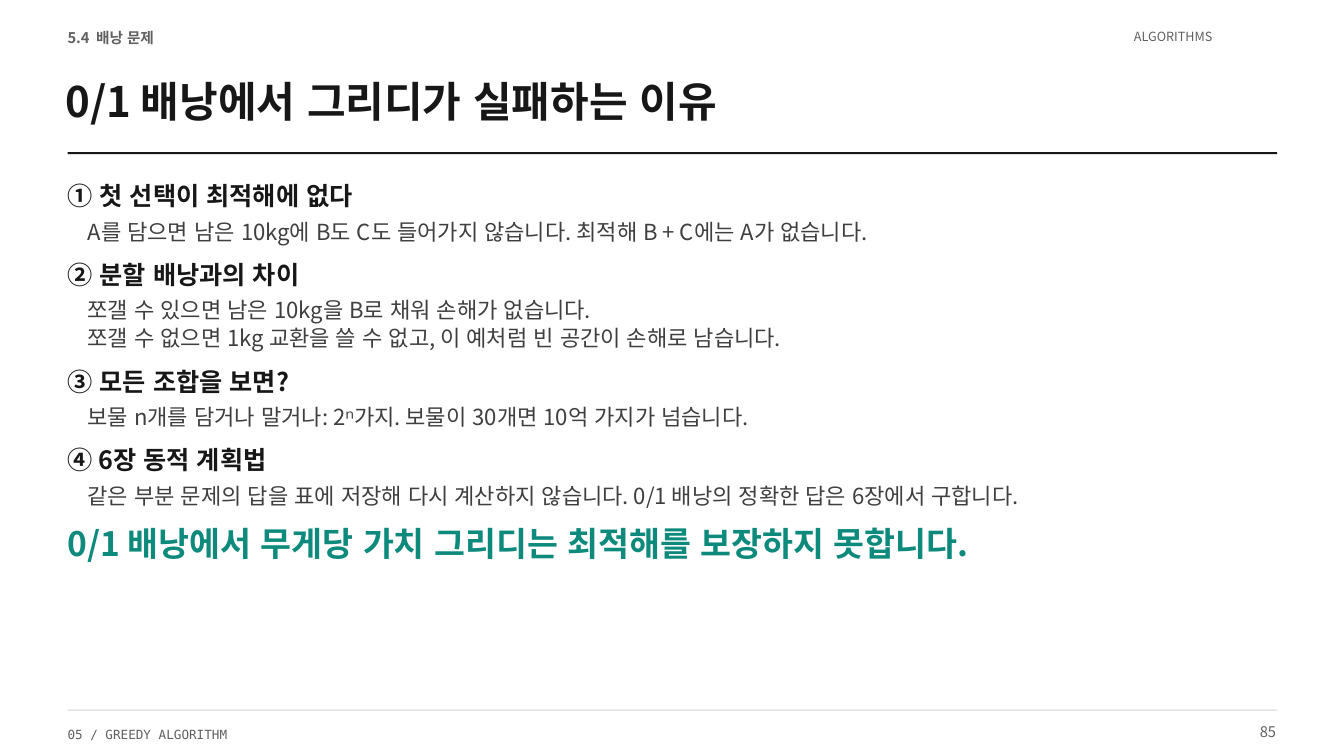
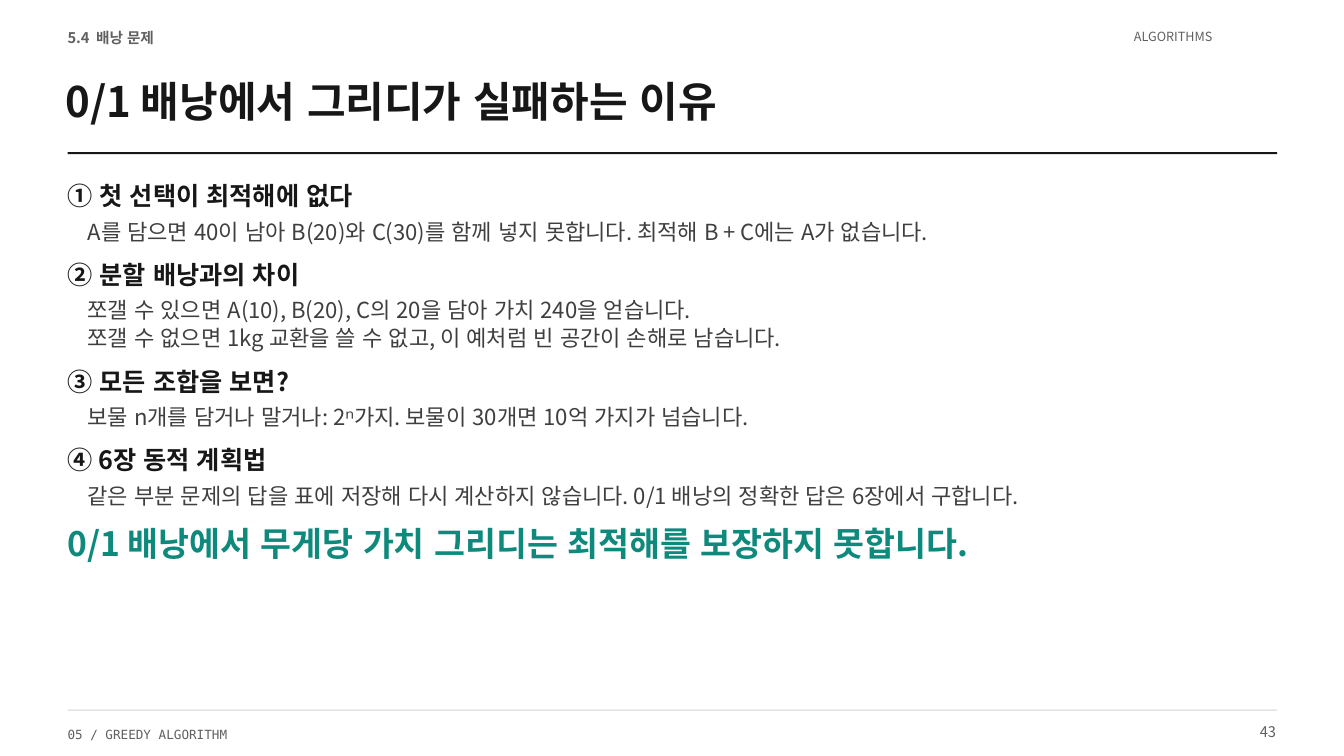
Before and after one commit to Sangdon-Park/Sangdon-Park.github.io, a slide deck: slide 43 of data/알고리즘/5장_그리디_알고리즘.pptx (slide 85 before the commit). Drawn at 1344x756 pixels with LibreOffice and Linux fonts; fonts in the diff are those of the drawing. Boxes give left, top, right and bottom in pixels: in the first picture for what was removed or moved away, otherwise in the second. Text is boxed around its words. In the diff, an @@ line names an element or a change of style, - is before the commit and + after.

```diff
--- a/data/알고리즘/5장_그리디_알고리즘.pptx
+++ b/data/알고리즘/5장_그리디_알고리즘.pptx
@@ text at (x1=88, y1=221, x2=928, y2=244): text changed @@
-A를 담으면 남은 10kg에 B도 C도 들어가지 않습니다. 최적해 B + C에는 A가 없습니다.
+A를 담으면 40이 남아 B(20)와 C(30)를 함께 넣지 못합니다. 최적해 B + C에는 A가 없습니다.
@@ text at (x1=88, y1=299, x2=691, y2=322): text changed @@
-쪼갤 수 있으면 남은 10kg을 B로 채워 손해가 없습니다.
+쪼갤 수 있으면 A(10), B(20), C의 20을 담아 가치 240을 얻습니다.
@@ text at (x1=1260, y1=726, x2=1276, y2=737): text changed @@
-85
+43
```
Also in this commit, not shown: 67 other slides changed, 6 slides added, 128 slides removed, 5 other files.
